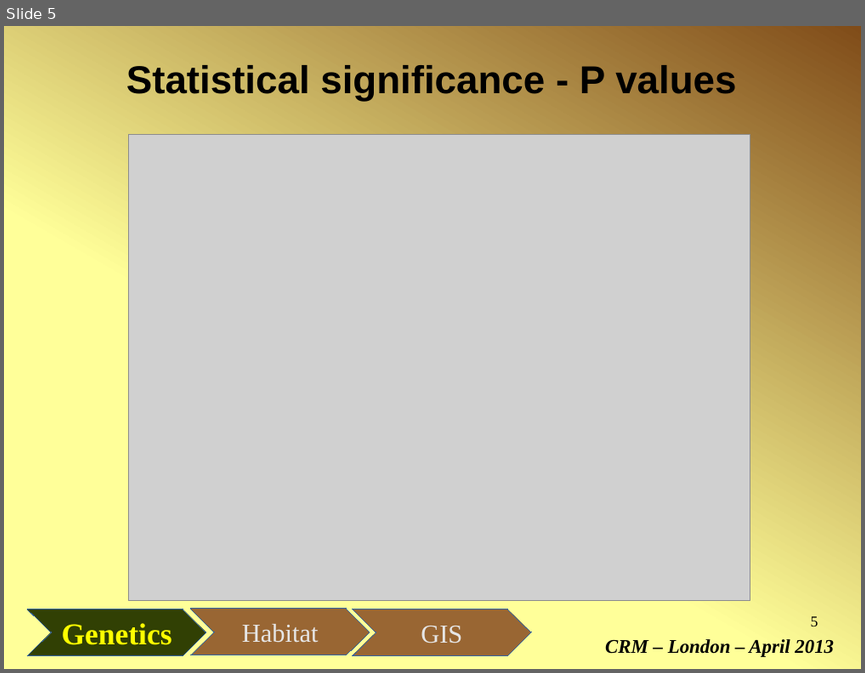
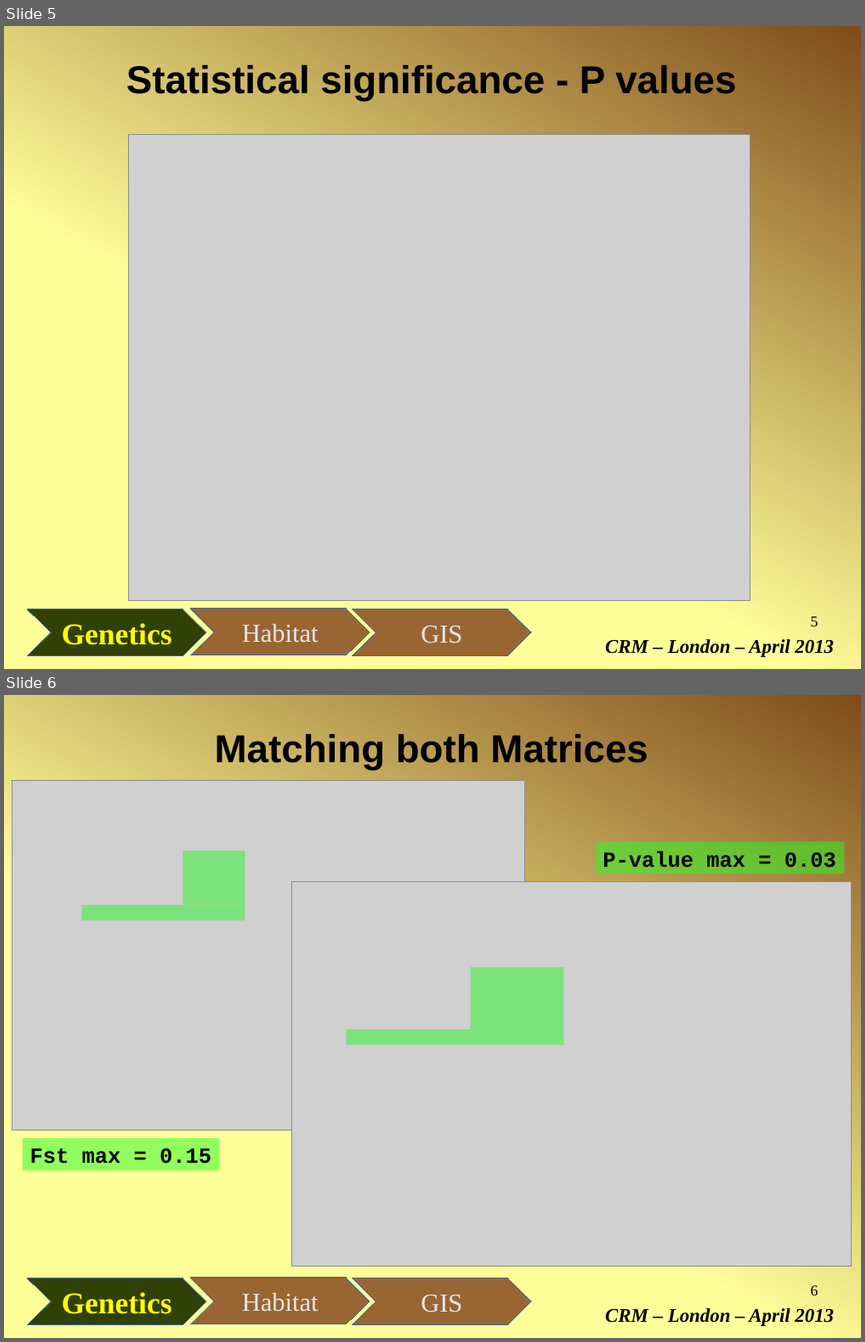
Before and after one commit to micha-silver/popgen-gis, a slide deck: popgen-GIS_Fresia_Silver.odp. Shown one above the other, each under a label of ours: slide 5 before the commit, slides 5 and 6 after it. The pictures are 865x673 and 865x1342 pixels, drawn with LibreOffice and Linux fonts; fonts in the diff are those of the drawing; grey boxes stand for pictures. Boxes give left, top, right and bottom in pixels: in the first picture for what was removed or moved away, otherwise in the second. Text is boxed around its words. In the diff, an @@ line names an element or a change of style, - is before the commit and + after.

```diff
--- a/popgen-GIS_Fresia_Silver.odp
+++ b/popgen-GIS_Fresia_Silver.odp
@@ slide 6 added at (4, 695, 861, 1338), background gradient #FFFF99 to #804C19; not listed: 9 template elements that a slide beside it also shows @@
@@ title added at (215, 734, 647, 770), 36 pt, text #000000, bold @@
+Matching both Matrices
@@ picture added at (12, 781, 525, 1130) @@
@@ rectangle added at (595, 842, 844, 873), fill #23FF23 at 50% opacity, 20 pt, text #000000, bold @@
+P-value max = 0.03
@@ picture added at (291, 882, 851, 1265) @@
@@ group added at (81, 851, 564, 1045): 4 rectangles @@
@@ rectangle added at (23, 1138, 220, 1170), fill #23FF23 at 50% opacity, 20 pt, text #000000, bold @@
+Fst max = 0.15
```
Also in this commit, not shown: 1 other slide added.
